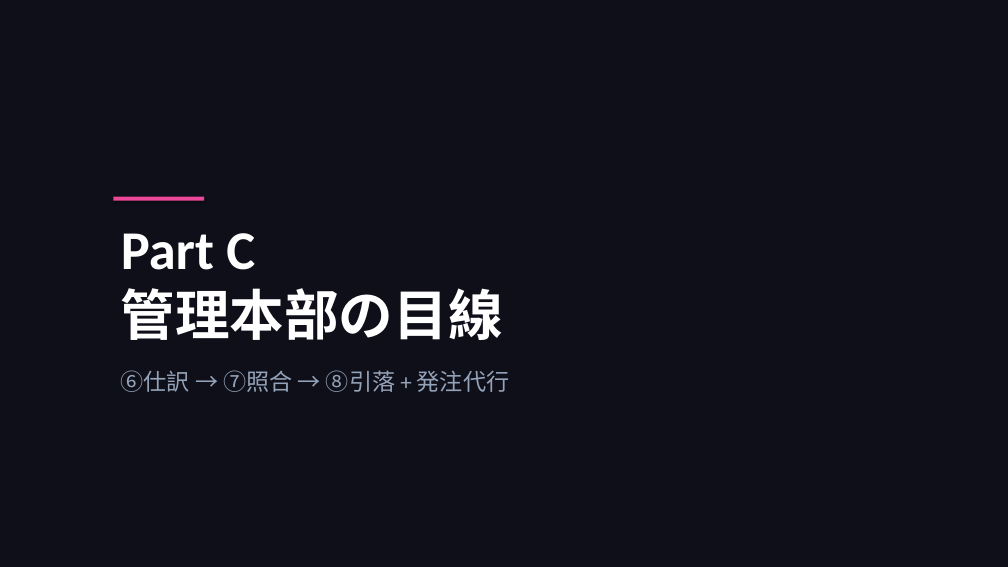
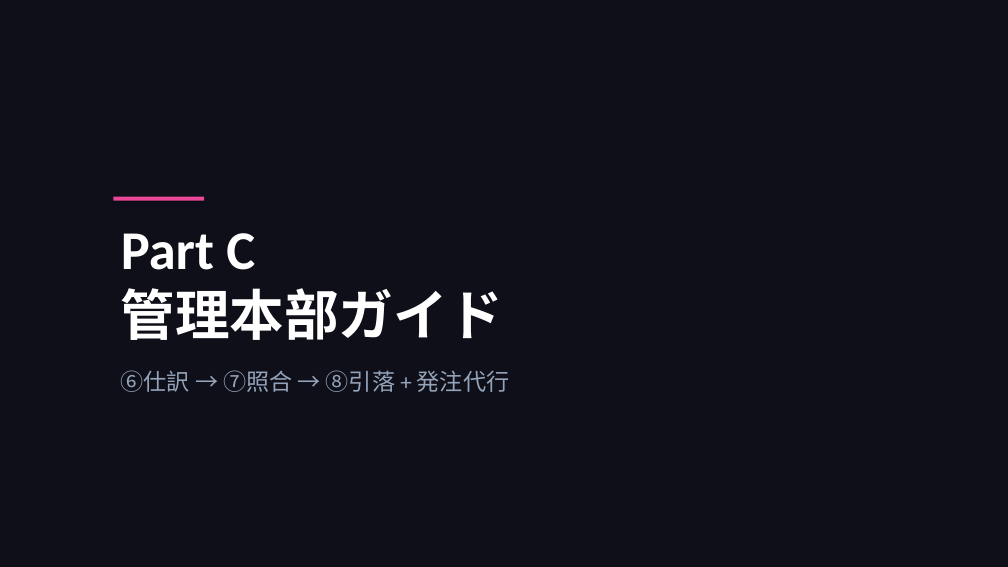
Before and after one commit to takeshiizawa123/next-procurement-poc, a slide deck: slide 34 of docs/user-manual.pptx (slide 23 before the commit). Drawn at 1008x567 pixels with LibreOffice and Linux fonts; fonts in the diff are those of the drawing. Boxes give left, top, right and bottom in pixels: in the first picture for what was removed or moved away, otherwise in the second. Text is boxed around its words. In the diff, an @@ line names an element or a change of style, - is before the commit and + after.

```diff
--- a/docs/user-manual.pptx
+++ b/docs/user-manual.pptx
@@ text at <box>121,233,503,340</box>: text changed @@
-Part C
-管理本部の目線
+Part C
+管理本部ガイド
```
Also in this commit, not shown: 9 other slides changed, 15 slides added, 1 other file.
